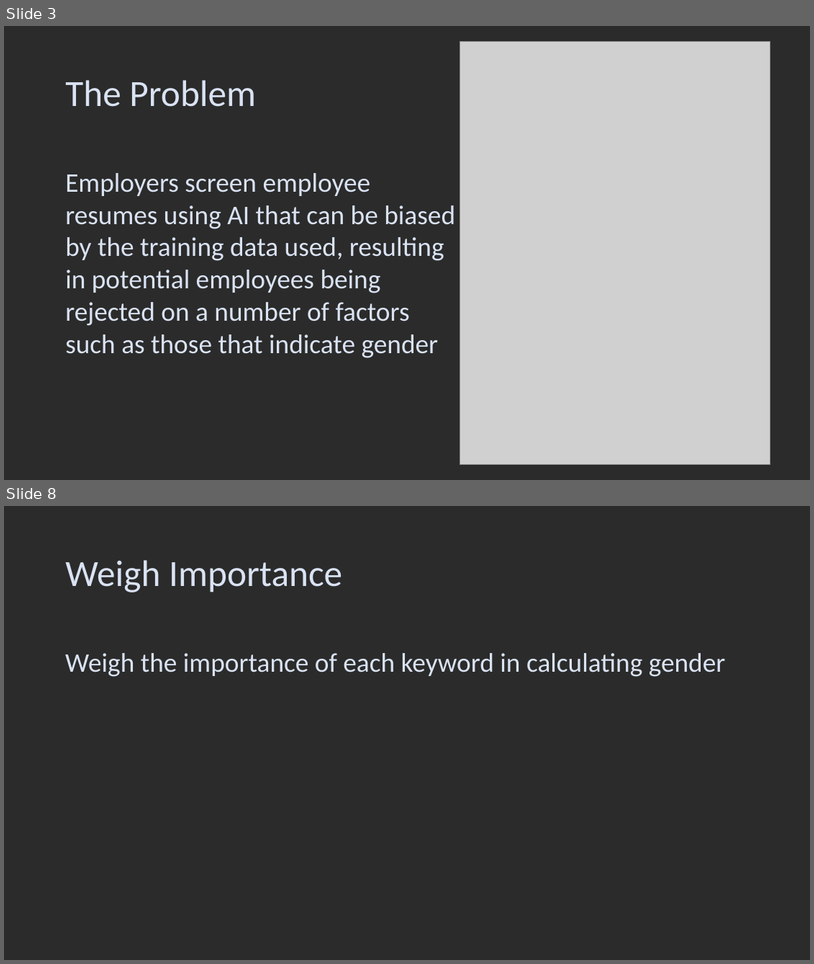
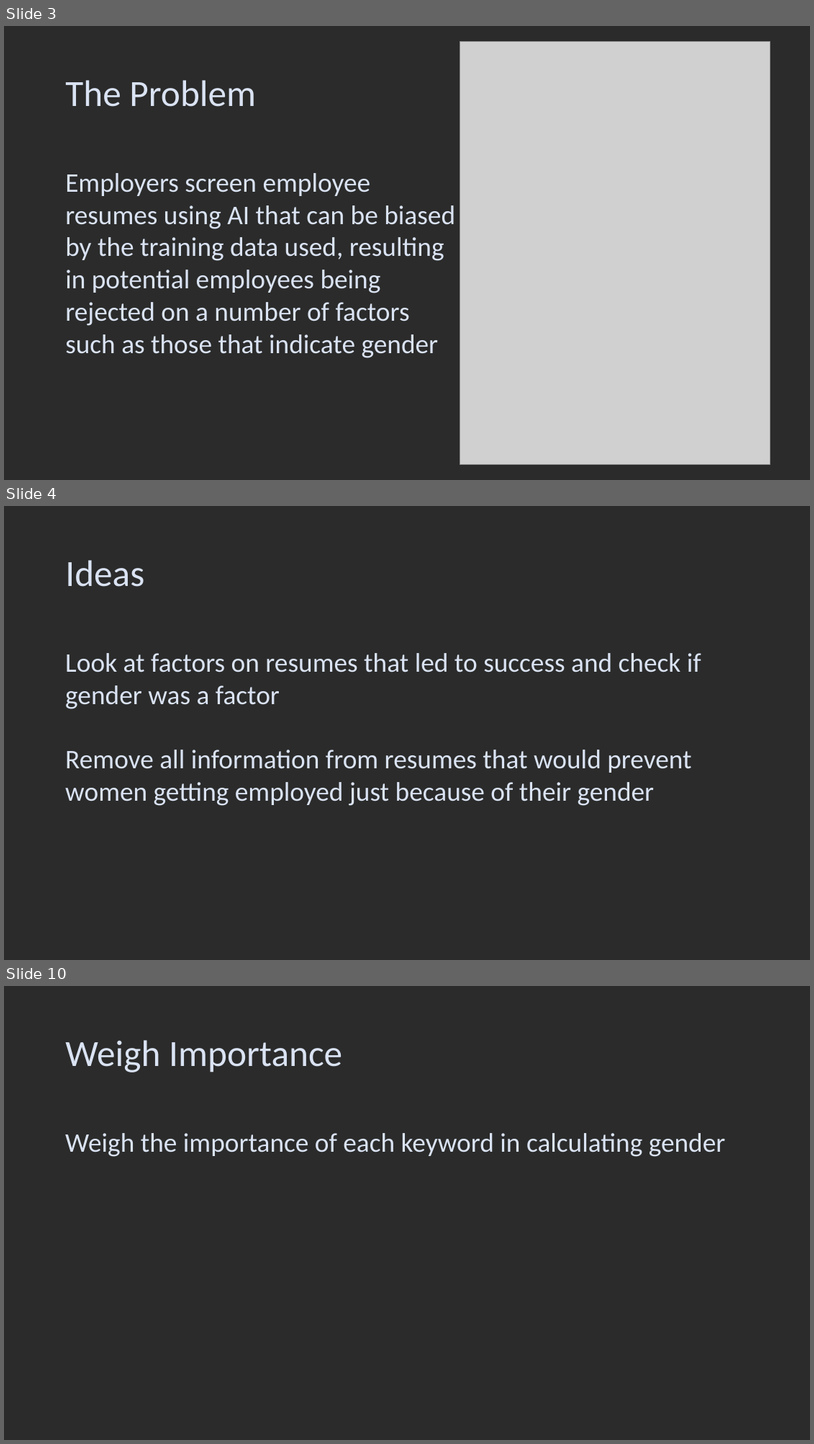
Before and after one commit to yurilavinas/ai_big_data_quantum_compution, a slide deck: DegenderisePresentation.pptx. Shown one above the other, each under a label of ours: slides 3 and 8 before the commit, slides 3, 4 and 10 after it; the slides between them are not shown. The pictures are 814x964 and 814x1444 pixels, drawn with LibreOffice and Linux fonts; fonts in the diff are those of the drawing; grey boxes stand for pictures; background and template pictures are left out; a plain dark background stands for a picture behind light text. Boxes give left, top, right and bottom in pixels: in the first picture for what was removed or moved away, otherwise in the second. Text is boxed around its words. In the diff, an @@ line names an element or a change of style, - is before the commit and + after.

```diff
--- a/DegenderisePresentation.pptx
+++ b/DegenderisePresentation.pptx
@@ slide 4 added at bbox=[4, 506, 810, 960], background picture (left out) @@
@@ title added at bbox=[65, 560, 144, 587], 44 pt, text #DAE3F3 @@
+Ideas
@@ text added at bbox=[65, 653, 702, 806], 32 pt, text #DAE3F3 @@
+Look at factors on resumes that led to success and check if gender was a factor
+Remove all information from resumes that would prevent women getting employed just because of their gender
@@ what was slide 8 is now slide 10 @@
```
Also in this commit, not shown: 4 slides changed, 2 other slides added, 1 slide removed.
